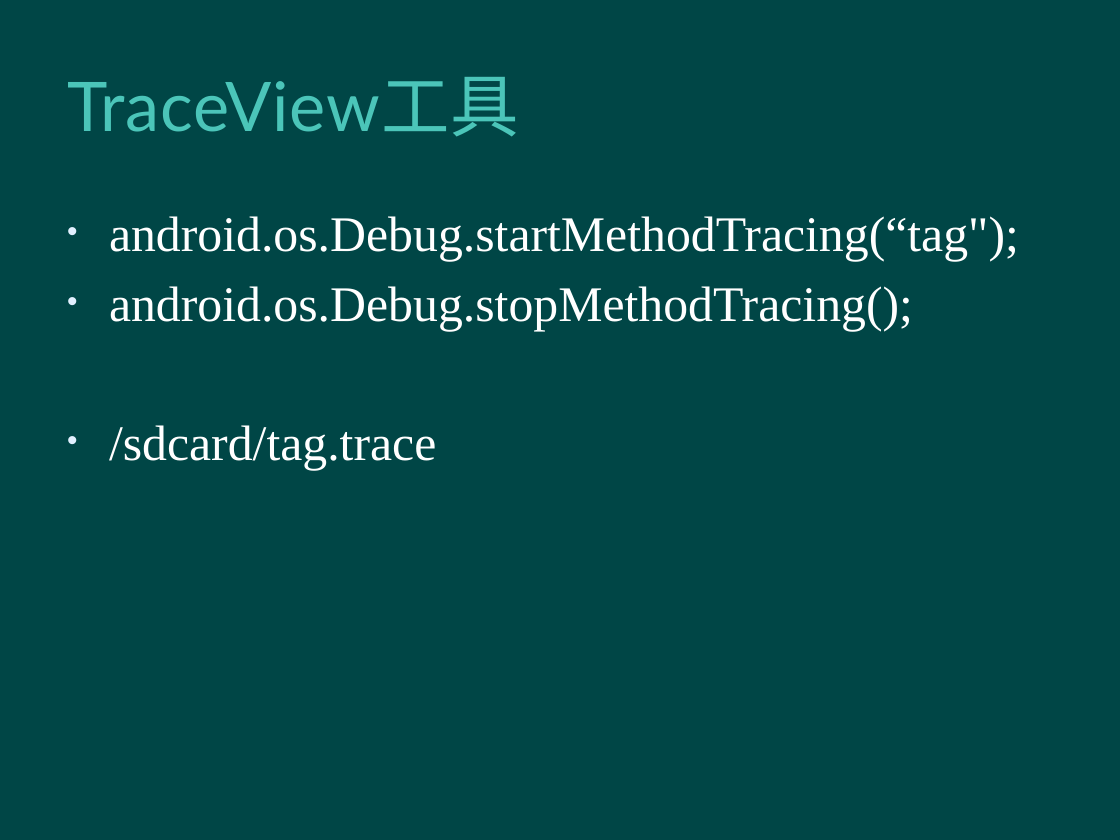
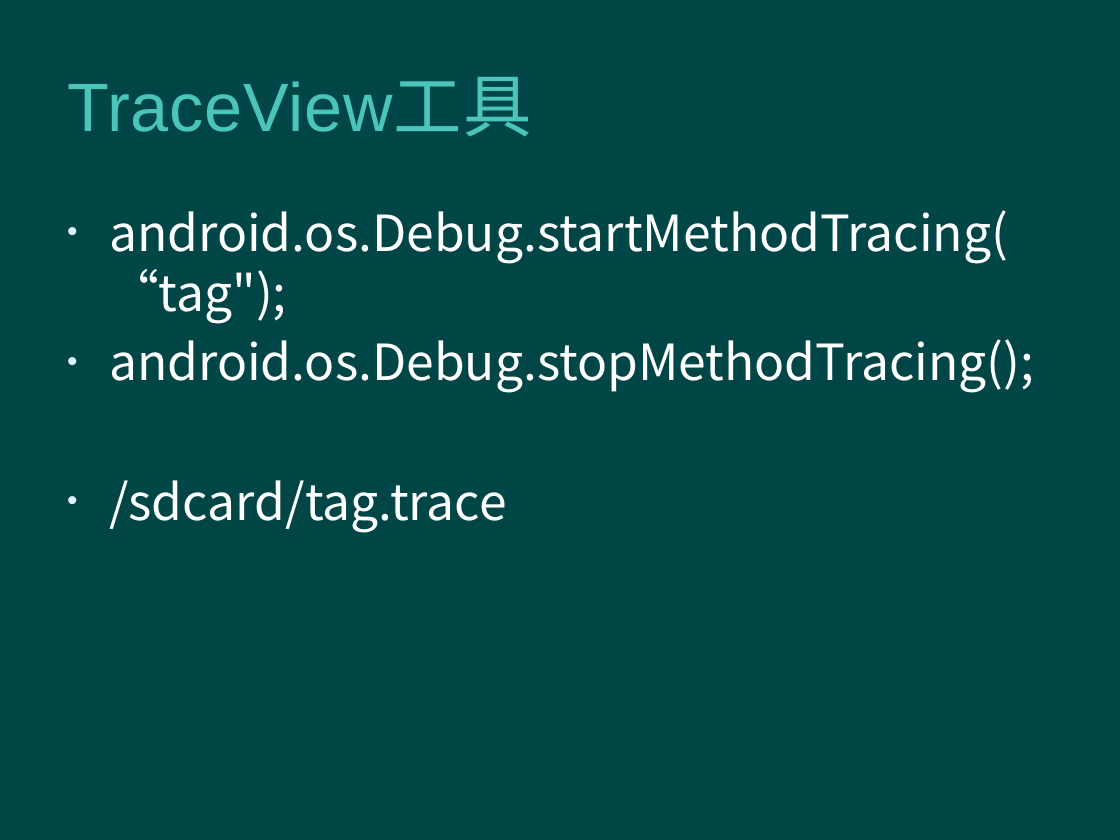
Before and after one commit to mapeiyu/OptimizationDemo, a slide deck: slide 5 of Android Optimization.pptx. Drawn at 1120x840 pixels with LibreOffice and Linux fonts; fonts in the diff are those of the drawing; background and template pictures are left out. Boxes give left, top, right and bottom in pixels: in the first picture for what was removed or moved away, otherwise in the second. Text is boxed around its words. In the diff, an @@ line names an element or a change of style, - is before the commit and + after.

```diff
--- a/Android Optimization.pptx
+++ b/Android Optimization.pptx
@@ title "TraceView工具" at box(67, 77, 532, 137): font Lato to Arial @@
@@ text "android.os.Debug.startMethodTracing(“tag");" at box(109, 210, 1034, 532): font Times New Roman to Noto Sans CJK SC @@
```
Also in this commit, not shown: 17 other slides changed, 2 slides added.
